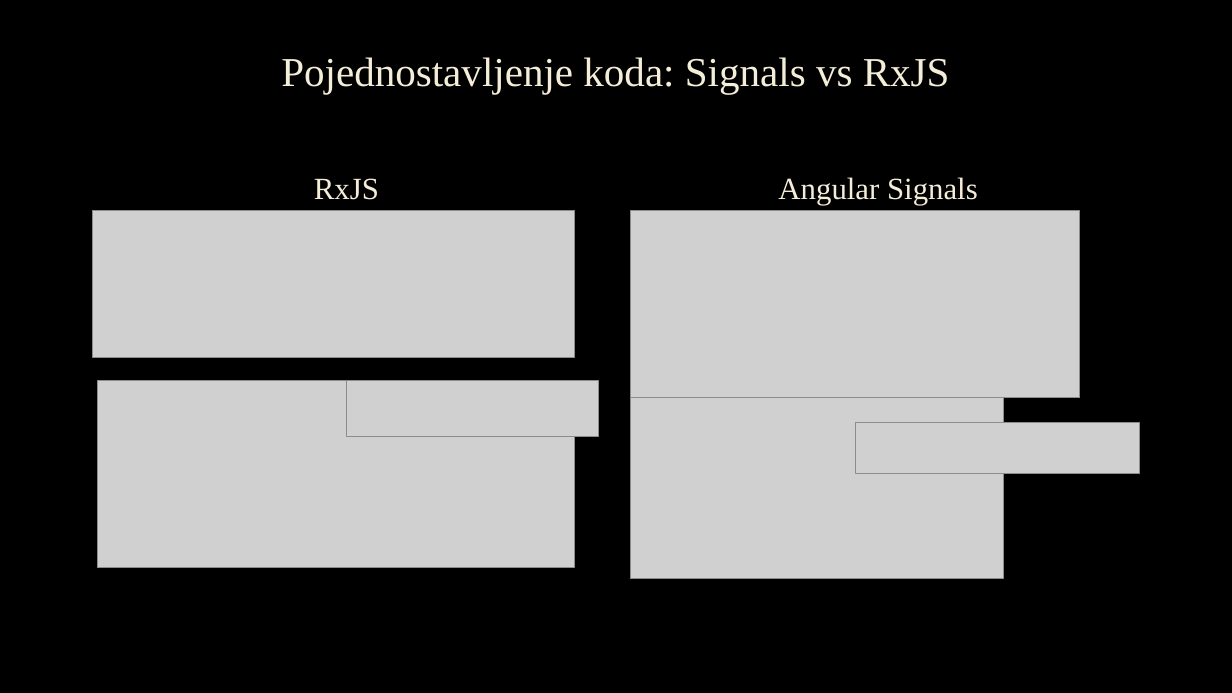
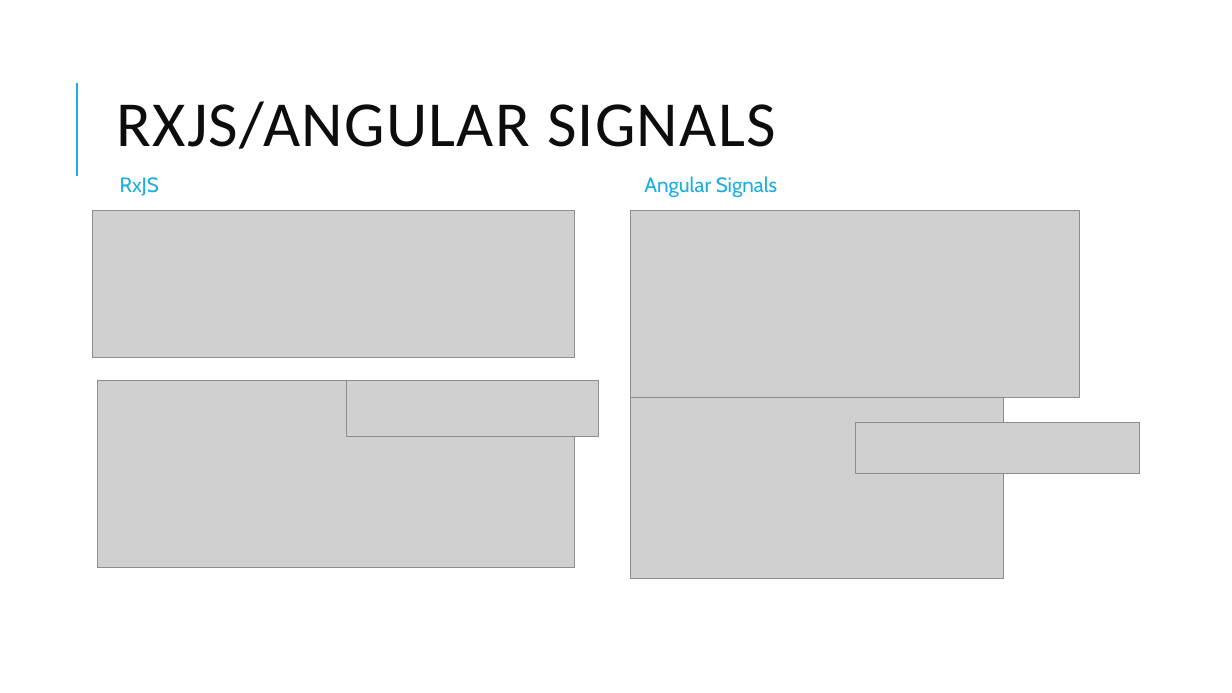
Before and after one commit to anitagolubovic/SignalsAndRxJs, a slide deck: slide 15 of Signali I RxJS.pptx. Drawn at 1232x693 pixels with LibreOffice and Linux fonts; fonts in the diff are those of the drawing; grey boxes stand for pictures; background and template pictures are left out. Boxes give left, top, right and bottom in pixels: in the first picture for what was removed or moved away, otherwise in the second. Text is boxed around its words. In the diff, an @@ line names an element or a change of style, - is before the commit and + after.

```diff
--- a/Signali I RxJS.pptx
+++ b/Signali I RxJS.pptx
@@ background picture (left out) to #FFFFFF @@
@@ line added from (77, 176) to (77, 83), #1CADE4 1.5 pt @@
@@ title at bbox=[117, 101, 776, 149]: text changed; size 32 to 50 pt; font Times New Roman to Calibri; text colour #F4EDD8 to #0D0D0D @@
-Pojednostavljenje koda: Signals vs RxJS
+RXJS/ANGULAR SIGNALS
@@ text "RxJS" at bbox=[120, 177, 159, 196]: size 24 to 16.1 pt, font Times New Roman to Cabin, text colour #F4EDD8 to #1CADE4, letter outline #404040 0.75 pt to none; alignment centre to left; line spacing 1.1 to 0.7; less space between paragraphs; vertical alignment bottom to middle @@
@@ text "Angular Signals" at bbox=[644, 176, 777, 197]: size 24 to 16.1 pt, font Times New Roman to Cabin, text colour #F4EDD8 to #1CADE4, letter outline #404040 0.75 pt to none; alignment centre to left; line spacing 1.1 to 0.7; less space between paragraphs; vertical alignment bottom to middle @@
@@ text "Angular Signals": place and size @@
-text "Angular Signals" at bbox=[778, 177, 978, 205]
+text "Angular Signals" at bbox=[644, 176, 777, 197]
```
Also in this commit, not shown: 15 other slides changed, 3 slides added, 1 slide removed, 2 other files.
